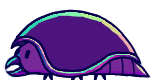
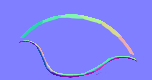
Layered file, before and after one edit (152px x 80px). Changes by layer:
hid group "Walk anim" (5 layers) over left=0, top=0, right=152, bottom=80
added group "Death anim" with 3 layers above "normals" over left=0, top=0, right=152, bottom=80
added layer "Normals" in group "Death anim" over left=0, top=0, right=152, bottom=80
showed "normal bg", painted on it over left=0, top=0, right=152, bottom=80
